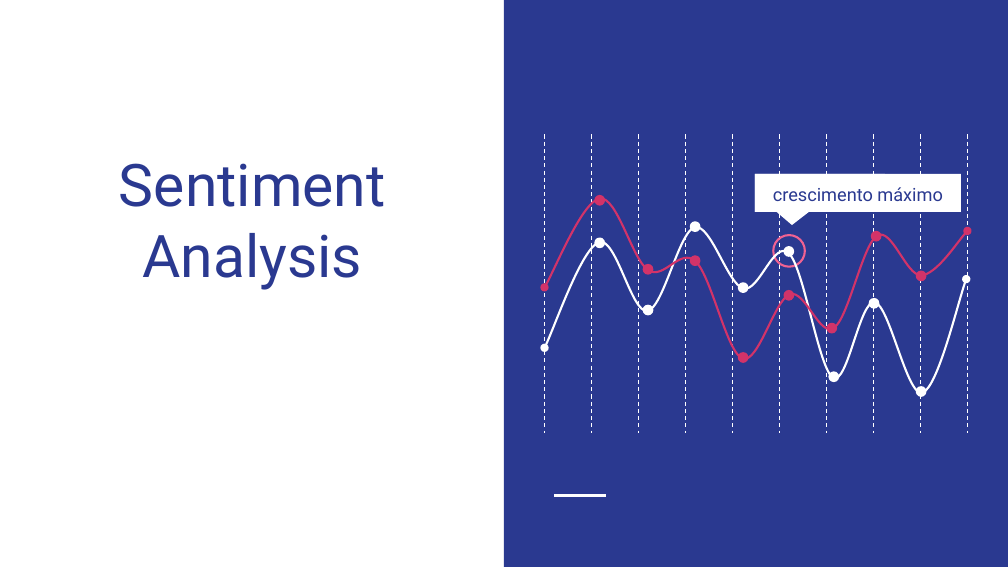
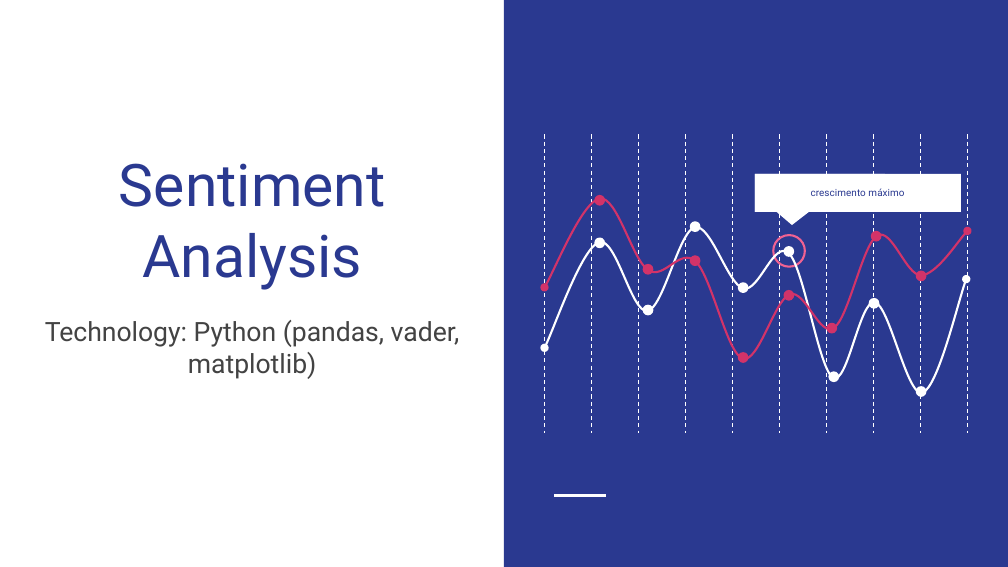
Before and after one commit to aduchini/Final_project, a slide deck: slide 10 of Presentation_WarInUkraine.pptx (slide 6 before the commit). Drawn at 1008x567 pixels with LibreOffice and Linux fonts; fonts in the diff are those of the drawing. Boxes give left, top, right and bottom in pixels: in the first picture for what was removed or moved away, otherwise in the second. Text is boxed around its words. In the diff, an @@ line names an element or a change of style, - is before the commit and + after.

```diff
--- a/Presentation_WarInUkraine.pptx
+++ b/Presentation_WarInUkraine.pptx
@@ text "crescimento máximo" at [811, 188, 904, 196]: size 13 to 7.2 pt; line spacing 1.15 to 0.95 @@
@@ subtitle added at [45, 320, 460, 379], 19 pt, text #434343 @@
+Technology: Python (pandas, vader, matplotlib)
```
Also in this commit, not shown: 6 other slides changed, 18 slides added, 4 slides removed, 3 other files.
